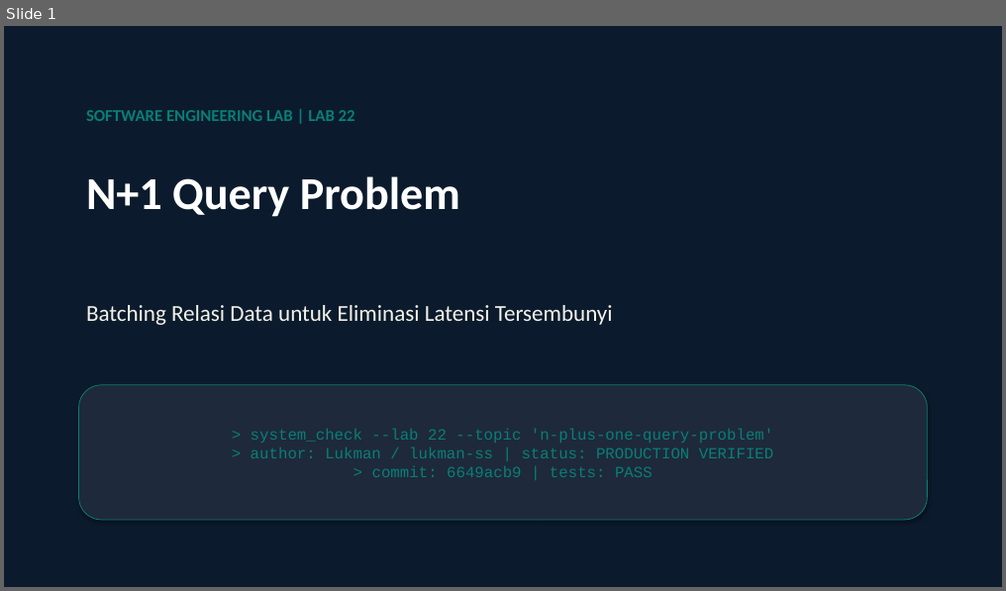
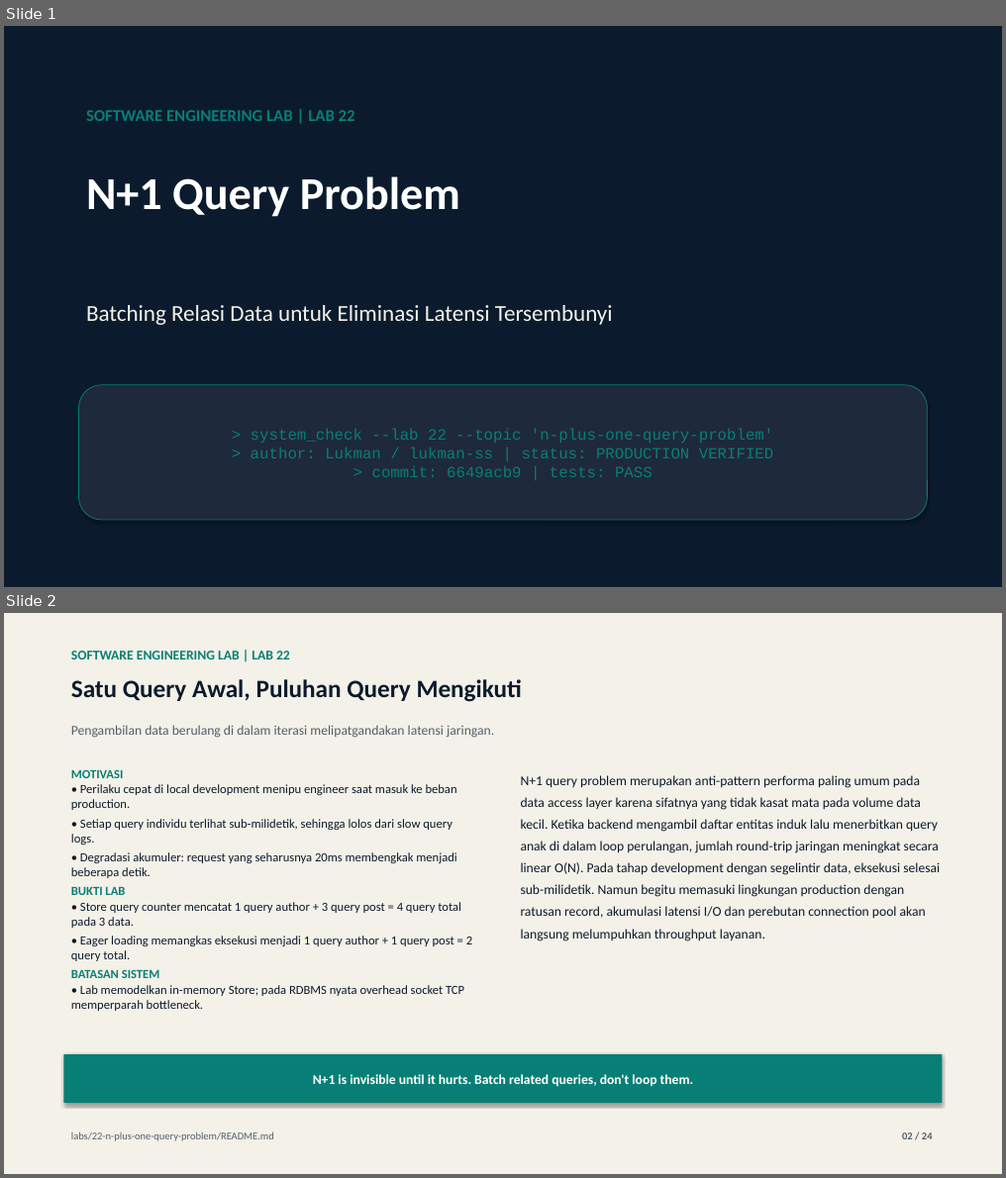
Before and after one commit to lukman-ss/software-engineering-lab, a slide deck: labs/22-n-plus-one-query-problem/result/linkedin/lab-22-n-plus-one-query-problem-carousel.pptx. Shown one above the other, each under a label of ours: slide 1 before the commit, slides 1 and 2 after it. The pictures are 1006x591 and 1006x1178 pixels, drawn with LibreOffice and Linux fonts; fonts in the diff are those of the drawing. Boxes give left, top, right and bottom in pixels: in the first picture for what was removed or moved away, otherwise in the second. Text is boxed around its words. In the diff, an @@ line names an element or a change of style, - is before the commit and + after.

```diff
--- a/labs/22-n-plus-one-query-problem/result/linkedin/lab-22-n-plus-one-query-problem-carousel.pptx
+++ b/labs/22-n-plus-one-query-problem/result/linkedin/lab-22-n-plus-one-query-problem-carousel.pptx
@@ slide 2 added at <box>4,613,1002,1174</box>, background #FFFFFF @@
@@ rectangle added at <box>4,613,1002,1174</box>, fill #F4F1E8 @@
@@ text added at <box>71,651,290,660</box>, 13 pt, text #087F76, bold @@
+SOFTWARE ENGINEERING LAB | LAB 22
@@ text added at <box>71,679,522,702</box>, 24 pt, text #0B1B2D, bold @@
+Satu Query Awal, Puluhan Query Mengikuti
@@ text added at <box>71,725,494,738</box>, 13 pt, text #52606B @@
+Pengambilan data berulang di dalam iterasi melipatgandakan latensi jaringan.
@@ text added at <box>71,769,472,1011</box>, 12 pt, text #0B1B2D @@
+MOTIVASI
+• Perilaku cepat di local development menipu engineer saat masuk ke beban production.
+• Setiap query individu terlihat sub-milidetik, sehingga lolos dari slow query logs.
+• Degradasi akumuler: request yang seharusnya 20ms membengkak menjadi beberapa detik.
+BUKTI LAB
+• Store query counter mencatat 1 query author + 3 query post = 4 query total pada 3 data.
+• Eager loading memangkas eksekusi menjadi 1 query author + 1 query post = 2 query total.
+BATASAN SISTEM
+• Lab memodelkan in-memory Store; pada RDBMS nyata overhead socket TCP memperparah bottleneck.
@@ text added at <box>521,775,940,942</box>, 13 pt, text #0B1B2D @@
+N+1 query problem merupakan anti-pattern performa paling umum pada data access layer karena sifatnya yang tidak kasat mata pada volume data kecil. Ketika backend mengambil daftar entitas induk lalu menerbitkan query anak di dalam loop perulangan, jumlah round-trip jaringan meningkat secara linear O(N). Pada tahap development dengan segelintir data, eksekusi selesai sub-milidetik. Namun begitu memasuki lingkungan production dengan ratusan record, akumulasi latensi I/O dan perebutan connection pool akan langsung melumpuhkan throughput layanan.
@@ rectangle added at <box>63,1055,943,1103</box>, fill #087F76, 13 pt, text #FFFFFF, bold @@
+N+1 is invisible until it hurts. Batch related queries, don't loop them.
@@ text added at <box>71,1132,274,1142</box>, 10 pt, text #52606B @@
+labs/22-n-plus-one-query-problem/README.md
@@ text added at <box>902,1133,933,1140</box>, 10 pt, text #52606B, bold @@
+02 / 24
```
Also in this commit, not shown: 22 other slides added, 23 slides removed, 9 other files.
